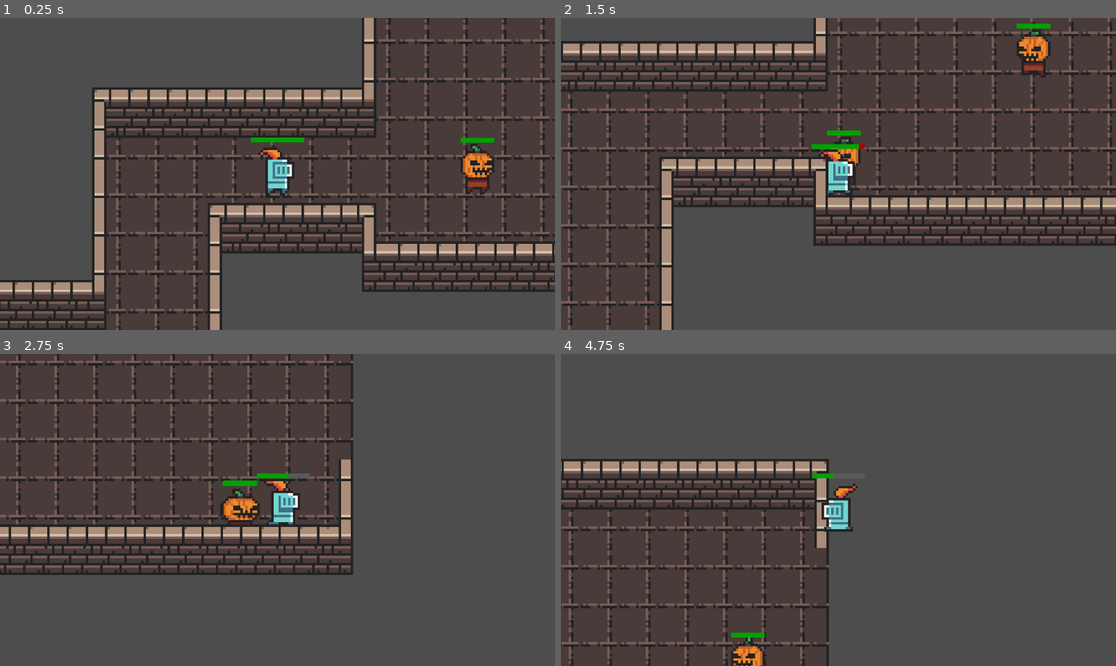
Above: before the commit, frames 1-4 (two rows, left to right).
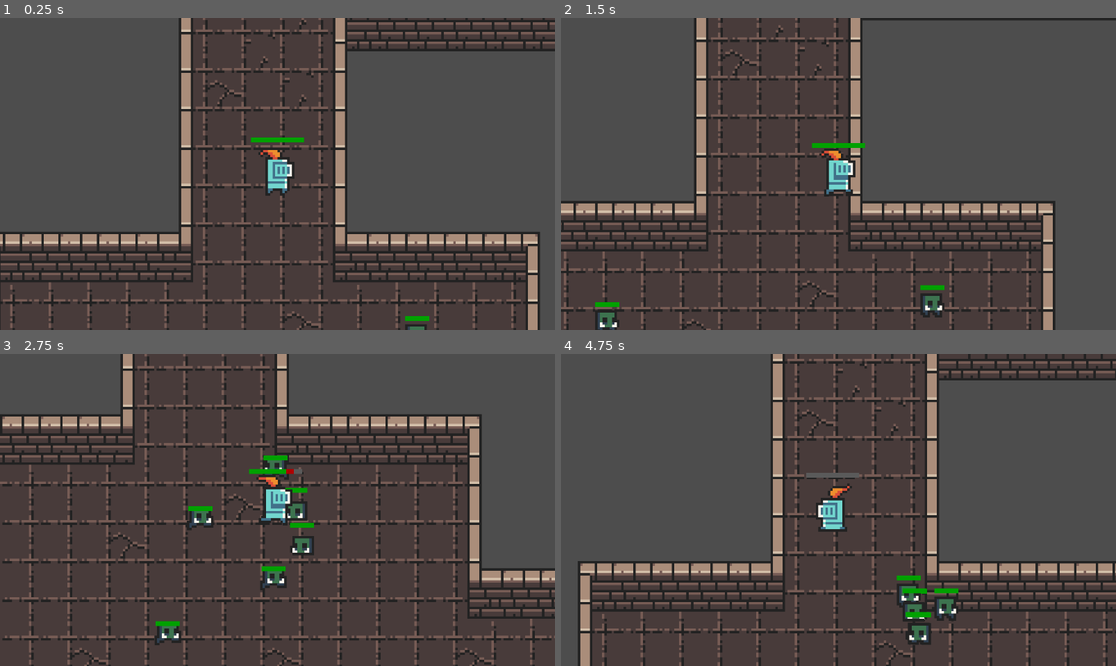
Above: after the commit, the same moments.

Repository: the-random-1/first-godot-game
Game: Godot game, scene res://scenes/main.tscn
The game is run twice, just before and just after one commit, with the same random seed, the same clock (stepped at 60 frames per second) and the same inputs.
Inputs (mouse positions are in pixels of both pictures, inside the frame that each line leads up to):
- Up to frame 1 (0.25 s): no input
- Up to frame 2 (1.5 s): move the mouse to (960, 158) at 0.52 s; hold D (move_right) 0.53-1.28 s; hold Space (attack) 0.53-1.28 s; tap E (interact) at 0.8, 1.35 s; move the mouse to (727, 189) at 1.27 s; hold S (move_down) from 1.28 s (still down)
- Up to frame 3 (2.75 s): tap Space (attack) at 1.55 s; move the mouse to (333, 441) at 2.02 s; release S (move_down) at 2.03 s; hold D (move_right) from 2.03 s (still down); hold Space (attack) from 2.03 s (still down); tap E (interact) at 2.3 s
- Up to frame 4 (4.75 s): move the mouse to (810, 572) at 2.77 s; release D (move_right) at 2.78 s; release Space (attack) at 2.78 s; hold W (move_up) 2.78-3.53 s; tap E (interact) at 2.85, 3.8, 4.35 s; tap Space (attack) at 3.05, 4.55 s; move the mouse to (1005, 556) at 3.52 s; hold Space (attack) 3.53-4.28 s; hold A (move_left) from 3.53 s (still down); move the mouse to (672, 463) at 4.27 s

The runs differ from the first frame. In frame 1, 35% of the frame differs, in the area x 0-100%, y 0-100%; in frame 2, 37%; in frame 3, 32%; in frame 4, 29%.

Commit message:
pumpkin dude + slime sprite (no code)

Diff:
--- a/3rd project/cool-game/scenes/green_boar.tscn
+++ b/3rd project/cool-game/scenes/green_boar.tscn
@@ -114,28 +114,27 @@
 [sub_resource type="RectangleShape2D" id="RectangleShape2D_nrrd5"]
 size = Vector2(9, 7)
 
-[node name="GreenBoar" type="Area2D"]
+[node name="GreenBoar" type="Area2D" unique_id=2006956800]
 z_index = 4
 script = ExtResource("1_kmh8y")
 
-[node name="AnimatedSprite2D" type="AnimatedSprite2D" parent="."]
+[node name="AnimatedSprite2D" type="AnimatedSprite2D" parent="." unique_id=2056173805]
 sprite_frames = SubResource("SpriteFrames_4j87y")
 animation = &"chase"
 autoplay = "idle"
 frame_progress = 0.900692
 
-[node name="CollisionShape2D" type="CollisionShape2D" parent="."]
+[node name="CollisionShape2D" type="CollisionShape2D" parent="." unique_id=1141287904]
 visible = false
 position = Vector2(-0.5, 2)
 shape = SubResource("RectangleShape2D_nrrd5")
 
-[node name="WanderTimer" type="Timer" parent="."]
+[node name="WanderTimer" type="Timer" parent="." unique_id=1348087037]
 wait_time = 2.0
 one_shot = true
 
-[node name="StunTimer" type="Timer" parent="."]
-wait_time = 2.2
+[node name="StunTimer" type="Timer" parent="." unique_id=1165320139]
 one_shot = true
 
-[node name="HealthBar" parent="." instance=ExtResource("3_e8j4l")]
+[node name="HealthBar" parent="." unique_id=935615529 instance=ExtResource("3_e8j4l")]
 position = Vector2(0, -5)
--- a/3rd project/cool-game/scenes/main.tscn
+++ b/3rd project/cool-game/scenes/main.tscn
@@ -477,7 +477,7 @@
 [node name="Player" parent="." unique_id=1799199017 instance=ExtResource("1_5e3qt")]
 unique_name_in_owner = true
 z_index = 5
-position = Vector2(562, 823)
+position = Vector2(142, 427)
 scale = Vector2(1, 1)
 metadata/_edit_group_ = true
 
--- a/3rd project/cool-game/scenes/pumpkin_dude.tscn
+++ b/3rd project/cool-game/scenes/pumpkin_dude.tscn
@@ -105,6 +105,7 @@
 shape = SubResource("RectangleShape2D_4t8w8")
 
 [node name="WanderTimer" type="Timer" parent="." unique_id=1992272716]
+one_shot = true
 
 [node name="StunTimer" type="Timer" parent="." unique_id=1926836225]
 wait_time = 0.3
--- a/3rd project/cool-game/scenes/red_guy.tscn
+++ b/3rd project/cool-game/scenes/red_guy.tscn
@@ -163,30 +163,29 @@
 [sub_resource type="RectangleShape2D" id="RectangleShape2D_3q6bf"]
 size = Vector2(9, 8.5)
 
-[node name="RedGuy" type="Area2D"]
+[node name="RedGuy" type="Area2D" unique_id=1110242893]
 z_index = 4
 script = ExtResource("1_wm3tl")
 
-[node name="AnimatedSprite2D" type="AnimatedSprite2D" parent="."]
+[node name="AnimatedSprite2D" type="AnimatedSprite2D" parent="." unique_id=1150113617]
 position = Vector2(0, -1)
 sprite_frames = SubResource("SpriteFrames_12u03")
 animation = &"chase"
 autoplay = "idle"
 frame_progress = 0.910534
 
-[node name="CollisionShape2D" type="CollisionShape2D" parent="."]
+[node name="CollisionShape2D" type="CollisionShape2D" parent="." unique_id=815100486]
 visible = false
 position = Vector2(0, 1.25)
 shape = SubResource("RectangleShape2D_3q6bf")
 
-[node name="WanderTimer" type="Timer" parent="."]
-wait_time = 3.0
+[node name="WanderTimer" type="Timer" parent="." unique_id=1946503186]
 one_shot = true
 
-[node name="AttackDelay" type="Timer" parent="."]
+[node name="AttackDelay" type="Timer" parent="." unique_id=1618638631]
 wait_time = 0.75
 one_shot = true
 
-[node name="HealthBar" parent="." instance=ExtResource("3_f3ypk")]
+[node name="HealthBar" parent="." unique_id=2080011775 instance=ExtResource("3_f3ypk")]
 position = Vector2(0, -6)
 scale = Vector2(0.8, 1)
--- /dev/null
+++ b/3rd project/cool-game/scenes/slime.tscn
@@ -0,0 +1,117 @@
+[gd_scene format=3 uid="uid://deecafrfex2mb"]
+
+[ext_resource type="Script" uid="uid://o5jv6y73sskd" path="res://scripts/slime.gd" id="1_n6pvg"]
+[ext_resource type="Texture2D" uid="uid://ceqru8ufnhc14" path="res://assets/0x72_DungeonTilesetII_v1.7.png" id="2_pjw23"]
+[ext_resource type="PackedScene" uid="uid://bb2blt7ieb8ra" path="res://scenes/health_bar.tscn" id="3_2npkn"]
+
+[sub_resource type="AtlasTexture" id="AtlasTexture_fd6lc"]
+atlas = ExtResource("2_pjw23")
+region = Rect2(432, 112, 16, 16)
+
+[sub_resource type="AtlasTexture" id="AtlasTexture_gstla"]
+atlas = ExtResource("2_pjw23")
+region = Rect2(448, 112, 16, 16)
+
+[sub_resource type="AtlasTexture" id="AtlasTexture_v5wyi"]
+atlas = ExtResource("2_pjw23")
+region = Rect2(464, 112, 16, 16)
+
+[sub_resource type="AtlasTexture" id="AtlasTexture_0l8pv"]
+atlas = ExtResource("2_pjw23")
+region = Rect2(480, 112, 16, 16)
+
+[sub_resource type="AtlasTexture" id="AtlasTexture_vnioy"]
+atlas = ExtResource("2_pjw23")
+region = Rect2(432, 112, 16, 16)
+
+[sub_resource type="AtlasTexture" id="AtlasTexture_2xjuo"]
+atlas = ExtResource("2_pjw23")
+region = Rect2(448, 112, 16, 16)
+
+[sub_resource type="AtlasTexture" id="AtlasTexture_a02ik"]
+atlas = ExtResource("2_pjw23")
+region = Rect2(464, 112, 16, 16)
+
+[sub_resource type="SpriteFrames" id="SpriteFrames_pu8ps"]
+animations = [{
+"frames": [{
+"duration": 1.0,
+"texture": SubResource("AtlasTexture_fd6lc")
+}, {
+"duration": 1.0,
+"texture": SubResource("AtlasTexture_gstla")
+}, {
+"duration": 1.0,
+"texture": SubResource("AtlasTexture_v5wyi")
+}, {
+"duration": 1.0,
+"texture": SubResource("AtlasTexture_0l8pv")
+}],
+"loop": true,
+"name": &"chase",
+"speed": 6.0
+}, {
+"frames": [{
+"duration": 1.0,
+"texture": SubResource("AtlasTexture_vnioy")
+}, {
+"duration": 1.0,
+"texture": SubResource("AtlasTexture_2xjuo")
+}],
+"loop": true,
+"name": &"idle",
+"speed": 1.5
+}, {
+"frames": [{
+"duration": 1.0,
+"texture": SubResource("AtlasTexture_a02ik")
+}],
+"loop": true,
+"name": &"jump",
+"speed": 5.0
+}, {
+"frames": [{
+"duration": 1.0,
+"texture": SubResource("AtlasTexture_fd6lc")
+}, {
+"duration": 1.0,
+"texture": SubResource("AtlasTexture_gstla")
+}, {
+"duration": 1.0,
+"texture": SubResource("AtlasTexture_v5wyi")
+}, {
+"duration": 1.0,
+"texture": SubResource("AtlasTexture_0l8pv")
+}],
+"loop": true,
+"name": &"walk",
+"speed": 4.5
+}]
+
+[sub_resource type="RectangleShape2D" id="RectangleShape2D_g40cl"]
+size = Vector2(14, 12)
+
+[node name="Slime" type="Area2D" unique_id=456891580]
+script = ExtResource("1_n6pvg")
+metadata/_custom_type_script = "uid://clyqij5lpo3be"
+
+[node name="AnimatedSprite2D" type="AnimatedSprite2D" parent="." unique_id=1447308804]
+sprite_frames = SubResource("SpriteFrames_pu8ps")
+animation = &"chase"
+frame_progress = 0.336358
+
+[node name="CollisionShape2D" type="CollisionShape2D" parent="." unique_id=2065690859]
+visible = false
+position = Vector2(0, 1)
+shape = SubResource("RectangleShape2D_g40cl")
+
+[node name="HealthBar" parent="." unique_id=1101068679 instance=ExtResource("3_2npkn")]
+position = Vector2(0, -8)
+scale = Vector2(1.2, 1)
+
+[node name="WanderTimer" type="Timer" parent="." unique_id=458263021]
+one_shot = true
+
+[node name="StunTimer" type="Timer" parent="." unique_id=763756536]
+wait_time = 2.0
+one_shot = true
--- a/3rd project/cool-game/scenes/weapon_pickup.tscn
+++ b/3rd project/cool-game/scenes/weapon_pickup.tscn
@@ -1,21 +1,21 @@
-[gd_scene load_steps=4 format=3 uid="uid://dp2wp5uecnfb"]
+[gd_scene format=3 uid="uid://dp2wp5uecnfb"]
 
 [ext_resource type="Texture2D" uid="uid://ceqru8ufnhc14" path="res://assets/0x72_DungeonTilesetII_v1.7.png" id="1_aof3d"]
-[ext_resource type="Script" path="res://scripts/weapon_pickup.gd" id="1_ie3t0"]
+[ext_resource type="Script" uid="uid://c2umgsbiw7var" path="res://scripts/weapon_pickup.gd" id="1_ie3t0"]
 
 [sub_resource type="RectangleShape2D" id="RectangleShape2D_7v2q7"]
 size = Vector2(10, 21)
 
-[node name="WeaponPickup" type="Area2D"]
+[node name="WeaponPickup" type="Area2D" unique_id=1484972691]
 script = ExtResource("1_ie3t0")
 
-[node name="Sprite2D" type="Sprite2D" parent="."]
+[node name="Sprite2D" type="Sprite2D" parent="." unique_id=1862333465]
 texture = ExtResource("1_aof3d")
 offset = Vector2(0, -0.5)
 region_enabled = true
-region_rect = Rect2(393, 10, 10, 21)
+region_rect = Rect2(293, 10, 6, 13)
 
-[node name="CollisionShape2D" type="CollisionShape2D" parent="."]
+[node name="CollisionShape2D" type="CollisionShape2D" parent="." unique_id=1058714594]
 visible = false
 position = Vector2(0, -0.5)
 shape = SubResource("RectangleShape2D_7v2q7")
--- a/3rd project/cool-game/scenes/weapons/axe.tscn
+++ b/3rd project/cool-game/scenes/weapons/axe.tscn
@@ -1,9 +1,12 @@
-[gd_scene load_steps=3 format=3 uid="uid://hxr7tcf2h8li"]
+[gd_scene format=3 uid="uid://hxr7tcf2h8li"]
 
 [ext_resource type="PackedScene" uid="uid://bb8m6d53ndgtr" path="res://scenes/weapons/weapon.tscn" id="1_kb3bb"]
-[ext_resource type="Script" path="res://scripts/weapons/axe.gd" id="2_v3bkr"]
+[ext_resource type="Script" uid="uid://dafbggewm02ay" path="res://scripts/weapons/axe.gd" id="2_v3bkr"]
 
-[node name="Axe" instance=ExtResource("1_kb3bb")]
+[sub_resource type="RectangleShape2D" id="RectangleShape2D_w43rl"]
+size = Vector2(16, 23)
+
+[node name="Axe" unique_id=574333827 instance=ExtResource("1_kb3bb")]
 script = ExtResource("2_v3bkr")
 
 [node name="Sprite2D" parent="." index="0"]
@@ -11,4 +14,6 @@
 region_rect = Rect2(288, 167, 16, 24)
 
 [node name="CollisionShape2D" parent="." index="1"]
-position = Vector2(0, 0)
+visible = true
+position = Vector2(0, -9.5)
+shape = SubResource("RectangleShape2D_w43rl")
--- a/3rd project/cool-game/scenes/weapons/club.tscn
+++ b/3rd project/cool-game/scenes/weapons/club.tscn
@@ -1,11 +1,19 @@
-[gd_scene load_steps=3 format=3 uid="uid://cg7f7uuwwt084"]
+[gd_scene format=3 uid="uid://cg7f7uuwwt084"]
 
 [ext_resource type="PackedScene" uid="uid://bb8m6d53ndgtr" path="res://scenes/weapons/weapon.tscn" id="1_oioj8"]
-[ext_resource type="Script" path="res://scripts/weapons/club.gd" id="2_2puo4"]
+[ext_resource type="Script" uid="uid://fuw8hgxgc16s" path="res://scripts/weapons/club.gd" id="2_2puo4"]
 
-[node name="Club" instance=ExtResource("1_oioj8")]
+[sub_resource type="RectangleShape2D" id="RectangleShape2D_x8sjt"]
+size = Vector2(10, 22)
+
+[node name="Club" unique_id=564353958 instance=ExtResource("1_oioj8")]
 script = ExtResource("2_2puo4")
 
 [node name="Sprite2D" parent="." index="0"]
 position = Vector2(0, -9)
 region_rect = Rect2(323, 41, 10, 22)
+
+[node name="CollisionShape2D" parent="." index="1"]
+visible = true
+position = Vector2(0, -9.5)
+shape = SubResource("RectangleShape2D_x8sjt")
--- a/3rd project/cool-game/scenes/weapons/longsword.tscn
+++ b/3rd project/cool-game/scenes/weapons/longsword.tscn
@@ -1,9 +1,12 @@
-[gd_scene load_steps=3 format=3 uid="uid://dbfhpqtrpd11e"]
+[gd_scene format=3 uid="uid://dbfhpqtrpd11e"]
 
 [ext_resource type="PackedScene" uid="uid://bb8m6d53ndgtr" path="res://scenes/weapons/weapon.tscn" id="1_3p2j7"]
-[ext_resource type="Script" path="res://scripts/weapons/longsword.gd" id="2_qdstc"]
+[ext_resource type="Script" uid="uid://5wdcm25dcj1w" path="res://scripts/weapons/longsword.gd" id="2_qdstc"]
 
-[node name="Longsword" instance=ExtResource("1_3p2j7")]
+[sub_resource type="RectangleShape2D" id="RectangleShape2D_qov7i"]
+size = Vector2(6, 29)
+
+[node name="Longsword" unique_id=1712637527 instance=ExtResource("1_3p2j7")]
 script = ExtResource("2_qdstc")
 
 [node name="Sprite2D" parent="." index="0"]
@@ -11,4 +14,6 @@
 region_rect = Rect2(293, 66, 6, 29)
 
 [node name="CollisionShape2D" parent="." index="1"]
+visible = true
 position = Vector2(0, -12.5)
+shape = SubResource("RectangleShape2D_qov7i")
--- a/3rd project/cool-game/scenes/weapons/staff.tscn
+++ b/3rd project/cool-game/scenes/weapons/staff.tscn
@@ -1,11 +1,19 @@
-[gd_scene load_steps=3 format=3 uid="uid://bqx7tugmocpcc"]
+[gd_scene format=3 uid="uid://bqx7tugmocpcc"]
 
 [ext_resource type="PackedScene" uid="uid://bb8m6d53ndgtr" path="res://scenes/weapons/weapon.tscn" id="1_phck2"]
-[ext_resource type="Script" path="res://scripts/weapons/staff.gd" id="2_mxp47"]
+[ext_resource type="Script" uid="uid://65b74q5tkaoa" path="res://scripts/weapons/staff.gd" id="2_mxp47"]
 
-[node name="Staff" instance=ExtResource("1_phck2")]
+[sub_resource type="RectangleShape2D" id="RectangleShape2D_0wqef"]
+size = Vector2(8, 30)
+
+[node name="Staff" unique_id=1860480540 instance=ExtResource("1_phck2")]
 script = ExtResource("2_mxp47")
 
 [node name="Sprite2D" parent="." index="0"]
 position = Vector2(0, -13.5)
 region_rect = Rect2(340, 128, 8, 31)
+
+[node name="CollisionShape2D" parent="." index="1"]
+visible = true
+position = Vector2(0, -13.5)
+shape = SubResource("RectangleShape2D_0wqef")
--- a/3rd project/cool-game/scenes/weapons/sword.tscn
+++ b/3rd project/cool-game/scenes/weapons/sword.tscn
@@ -1,9 +1,9 @@
-[gd_scene load_steps=3 format=3 uid="uid://dw1ph7f5cni2a"]
+[gd_scene format=3 uid="uid://dw1ph7f5cni2a"]
 
 [ext_resource type="PackedScene" uid="uid://bb8m6d53ndgtr" path="res://scenes/weapons/weapon.tscn" id="1_jdgqw"]
-[ext_resource type="Script" path="res://scripts/weapons/sword.gd" id="2_gouu4"]
+[ext_resource type="Script" uid="uid://dq7t50yhd0uin" path="res://scripts/weapons/sword.gd" id="2_gouu4"]
 
-[node name="Sword" instance=ExtResource("1_jdgqw")]
+[node name="Sword" unique_id=1088030400 instance=ExtResource("1_jdgqw")]
 script = ExtResource("2_gouu4")
 
 [node name="Sprite2D" parent="." index="0"]
--- a/3rd project/cool-game/scenes/weapons/weapon.tscn
+++ b/3rd project/cool-game/scenes/weapons/weapon.tscn
@@ -1,25 +1,25 @@
-[gd_scene load_steps=4 format=3 uid="uid://bb8m6d53ndgtr"]
+[gd_scene format=3 uid="uid://bb8m6d53ndgtr"]
 
-[ext_resource type="Script" path="res://scripts/weapons/weapon.gd" id="1_kre05"]
+[ext_resource type="Script" uid="uid://dhmsmjpyxxpys" path="res://scripts/weapons/weapon.gd" id="1_kre05"]
 [ext_resource type="Texture2D" uid="uid://ceqru8ufnhc14" path="res://assets/0x72_DungeonTilesetII_v1.7.png" id="2_jtbw7"]
 
 [sub_resource type="RectangleShape2D" id="RectangleShape2D_7v2q7"]
 size = Vector2(10, 21)
 
-[node name="Weapon" type="Area2D"]
+[node name="Weapon" type="Area2D" unique_id=1638482156]
 collision_layer = 2
 script = ExtResource("1_kre05")
 
-[node name="Sprite2D" type="Sprite2D" parent="."]
+[node name="Sprite2D" type="Sprite2D" parent="." unique_id=1470533368]
 texture = ExtResource("2_jtbw7")
 offset = Vector2(0, -0.5)
 region_enabled = true
-region_rect = Rect2(393, 10, 10, 21)
+region_rect = Rect2(293, 10, 6, 13)
 
-[node name="CollisionShape2D" type="CollisionShape2D" parent="."]
+[node name="CollisionShape2D" type="CollisionShape2D" parent="." unique_id=1555561429]
 visible = false
 position = Vector2(0, -0.5)
 shape = SubResource("RectangleShape2D_7v2q7")
 
-[node name="Attack1Cooldown" type="Timer" parent="."]
+[node name="Attack1Cooldown" type="Timer" parent="." unique_id=1102698318]
 one_shot = true
--- a/3rd project/cool-game/scripts/enemy.gd
+++ b/3rd project/cool-game/scripts/enemy.gd
@@ -11,7 +11,8 @@
 	WALK,
 	CHASE,
 	ATTACK,
-	STUNNED
+	STUNNED,
+	JUMP
 }
 var state := _STATES.IDLE
 func changestate(newstate: _STATES) -> void:
@@ -26,6 +27,7 @@
 var kb: float
 var wander_time: Vector2
 var m := 1.0
+var rand := randf_range(-1.0, 1.0)
 
 func set_health(newhealth: float) -> void:
 	if newhealth <= 0.0:
@@ -112,3 +114,12 @@
 
 func _enemyinit() -> void:
 	pass
+
+func adjustChaseDestination(origDest: Vector2, variance: int) -> Vector2:
+	return origDest + Vector2(%Player.forces[0].y, %Player.forces[0].x) * variance * rand
+
+func increaseMagnitude(val: float) -> float:
+	return sqrt(abs(val)) * sign(val)
+
+func decreaseMagnitude(val: float) -> float:
+	return val ** 2 * sign(val)
--- a/3rd project/cool-game/scripts/global.gd
+++ b/3rd project/cool-game/scripts/global.gd
@@ -48,7 +48,8 @@
 	LONGSWORD,
 	AXE,
 	CLUB,
-	STAFF
+	STAFF,
+	NA
 }
 
 enum _ITEM_TYPES {
@@ -64,7 +65,7 @@
 
 var canpickupweapon := false
 var selectedweapontype: _WEAPON_TYPES
-var currweapontype: _WEAPON_TYPES
+var currweapontype: _WEAPON_TYPES = _WEAPON_TYPES.NA
 var player: CharacterBody2D
 
 func place_item(item: _ITEM_TYPES, data: int, pos: Vector2) -> void:
--- a/3rd project/cool-game/scripts/green_boar.gd
+++ b/3rd project/cool-game/scripts/green_boar.gd
@@ -53,7 +53,7 @@
 			changestate(_STATES.IDLE)
 			forces[0] = Vector2(0, 0)
 	if state == _STATES.CHASE:
-		destination = %Player.global_position
+		destination = adjustChaseDestination(%Player.global_position, 30)
 
 		var mult := speed / destination.distance_to(global_position)
 		forces[0] = Vector2(destination.x - global_position.x, destination.y - global_position.y) * mult
--- a/3rd project/cool-game/scripts/pumpkin_dude.gd
+++ b/3rd project/cool-game/scripts/pumpkin_dude.gd
@@ -16,13 +16,14 @@
 var stunspeedmultiplier := 1.0
 
 func _enemyinit() -> void:
-	speed = 110.0
+	speed = 98.0
 	max_health = 100.0
 	health = max_health
 	damage = 10.0
 	kb = 2.2
 	wander_time = Vector2(3.0, 5.0)
-	m = 1.0
+	m = 0.75
+	rand = increaseMagnitude(rand)
 
 	pumpkindudehit.connect(%Player._pumpkindudehit)
 	body_entered.connect(_on_body_entered)
@@ -50,7 +51,7 @@
 			changestate(_STATES.IDLE)
 			forces[0] = Vector2(0, 0)
 	if state == _STATES.CHASE:
-		destination = %Player.global_position
+		destination = adjustChaseDestination(%Player.global_position, 20)
 
 		var time := speed / destination.distance_to(global_position)
 		forces[0] = (destination - global_position) * time
--- a/3rd project/cool-game/scripts/red_guy.gd
+++ b/3rd project/cool-game/scripts/red_guy.gd
@@ -61,7 +61,7 @@
 			changestate(_STATES.IDLE)
 			forces[0] = Vector2(0, 0)
 	if state == _STATES.CHASE:
-		destination = %Player.global_position
+		destination = adjustChaseDestination(%Player.global_position, 15)
 
 		var mult := speed / sqrt((destination.x - global_position.x) ** 2 + (destination.y - global_position.y) ** 2)
 		forces[0] = Vector2(destination.x - global_position.x, destination.y - global_position.y) * mult
--- /dev/null
+++ b/3rd project/cool-game/scripts/slime.gd
@@ -0,0 +1,32 @@
+extends Enemy
+
+signal slimehit(dmg: float)
+
+func changestate(newstate: _STATES) -> void:
+	state = newstate
+	match newstate:
+		_STATES.IDLE:
+			$AnimatedSprite2D.play("idle")
+		_STATES.WALK:
+			$AnimatedSprite2D.play("walk")
+		_STATES.CHASE:
+			$AnimatedSprite2D.play("chase")
+		_STATES.JUMP:
+			$AnimatedSprite2D.play("jump")
+
+var jump_attack_damage := 40.0
+
+func _enemyinit() -> void:
+	speed = 80.0
+	max_health = 45.0
+	health = max_health
+	damage = 20.0
+	wander_time = Vector2(0.75, 2.0)
+	m = 1.0
+	rand = increaseMagnitude(rand)
+
+	#body_entered.connect(_on_body_entered)
+	$StunTimer.timeout.connect(_on_stun_timer_timeout)
+
+func _on_stun_timer_timeout() -> void:
+	pass
--- a/3rd project/cool-game/scripts/weapon_pickup.gd
+++ b/3rd project/cool-game/scripts/weapon_pickup.gd
@@ -24,8 +24,10 @@
 
 func _process(_delta: float) -> void:
 	if Input.is_action_just_pressed("interact") && Global.canpickupweapon:
-		weapon_pickups_ref.get_children()[Global.currweapontype].global_position = weapon_pickups_ref.get_children()[Global.selectedweapontype].global_position
-		Global.currweapontype = Global.selectedweapontype
+		if _weapon_type == Global.currweapontype:
+			global_position = weapon_pickups_ref.get_children()[Global.selectedweapontype].global_position
+		if _weapon_type == Global.selectedweapontype:
+			Global.currweapontype = Global.selectedweapontype
 		visible = Global.selectedweapontype != _weapon_type
 		$CollisionShape2D.disabled = Global.selectedweapontype == _weapon_type
 		playerfloatsover.emit(false, true)
--- a/3rd project/cool-game/scripts/weapons/axe.gd
+++ b/3rd project/cool-game/scripts/weapons/axe.gd
@@ -1,6 +1,6 @@
 extends Weapon
 
-func _ready() -> void:
+func ready() -> void:
 	weapon_type = Global._WEAPON_TYPES.AXE
 	stats = weapon_stats.axe
 	update_to_weapon_type()
--- a/3rd project/cool-game/scripts/weapons/club.gd
+++ b/3rd project/cool-game/scripts/weapons/club.gd
@@ -1,6 +1,6 @@
 extends Weapon
 
-func _ready() -> void:
+func ready() -> void:
 	weapon_type = Global._WEAPON_TYPES.CLUB
 	stats = weapon_stats.club
 	update_to_weapon_type()
--- a/3rd project/cool-game/scripts/weapons/longsword.gd
+++ b/3rd project/cool-game/scripts/weapons/longsword.gd
@@ -1,6 +1,6 @@
 extends Weapon
 
-func _ready() -> void:
+func ready() -> void:
 	weapon_type = Global._WEAPON_TYPES.LONGSWORD
 	stats = weapon_stats.longsword
 	update_to_weapon_type()
--- a/3rd project/cool-game/scripts/weapons/staff.gd
+++ b/3rd project/cool-game/scripts/weapons/staff.gd
@@ -1,6 +1,6 @@
 extends Weapon
 
-func _ready() -> void:
+func ready() -> void:
 	weapon_type = Global._WEAPON_TYPES.STAFF
 	stats = weapon_stats.staff
 	update_to_weapon_type()
--- a/3rd project/cool-game/scripts/weapons/sword.gd
+++ b/3rd project/cool-game/scripts/weapons/sword.gd
@@ -1,6 +1,6 @@
 extends Weapon
 
-func _ready() -> void:
+func ready() -> void:
 	weapon_type = Global._WEAPON_TYPES.SWORD
 	stats = weapon_stats.sword
 	update_to_weapon_type()
--- a/3rd project/cool-game/scripts/weapons/weapon.gd
+++ b/3rd project/cool-game/scripts/weapons/weapon.gd
@@ -45,6 +45,7 @@
 	},
 }
 var stats: Dictionary
+var player: Node2D
 
 var state := _STATES.IDLE
 func change_state(newstate: _STATES):
@@ -54,24 +55,41 @@
 	else:
 		collision_layer = 2
 
+
 var weapon_type: Global._WEAPON_TYPES
 var dir_of_aim: Vector2
 
-func get_rot_from_dir() -> int:
-	return [-30, 0, 30, -60, 0, 60, -135, 180, 135][[Vector2(-1, -1), Vector2(0, -1), Vector2(1, -1), Vector2(-1, 0), Vector2(0, 0), Vector2(1, 0), Vector2(-1, 1), Vector2(0, 1), Vector2(1, 1)].find(dir_of_aim)]
+func get_rot_from_dir() -> float:
+	var vector = get_mouse_angle()
+	var angle = asin(vector.x)
+	if vector.y > 0:
+		angle = PI - angle
+	return rad_to_deg(angle)
+
+func get_mouse_angle() -> Vector2:
+	var mouse_pos = get_global_mouse_position()
+	var player_pos = player.global_position
+	var mouse_distance := mouse_pos.distance_to(player_pos)
+	return (mouse_pos - player_pos) / mouse_distance
 
 func _physics_process(_delta: float) -> void:
-	if get_parent().forces[0].x != 0 || get_parent().forces[0].y != 0:
-		dir_of_aim = get_parent().forces[0]
+	dir_of_aim = get_mouse_angle()
 
-	if state == _STATES.IDLE && (get_parent().forces[0].x != 0 || get_parent().forces[0].y != 0):
+	if state == _STATES.IDLE:
 		rotation_degrees = get_rot_from_dir()
-		position = get_parent().forces[0] * Vector2(4.5, 3.5) + Vector2(0, 2)
+		position = dir_of_aim * Vector2(4.5, 4.5) + Vector2(0, 2)
 
-		if get_parent().forces[0].y >= 0:
+		if dir_of_aim.y >= 0:
 			z_index = 2
 		else:
 			z_index = 0
+
+func _ready() -> void:
+	player = get_parent()
+	ready()
+
+func ready() -> void:
+	pass
 
 func update_to_weapon_type() -> void:
 	$Sprite2D.region_rect = Rect2(Global.weapon_constants[weapon_type].region.x, Global.weapon_constants[weapon_type].region.y, Global.weapon_constants[weapon_type].region.w, Global.weapon_constants[weapon_type].region.h)
Not shown: 1 places in 3rd project/cool-game/scenes/green_boar.tscn that only renumber resources
Not shown: 1 places in 3rd project/cool-game/scenes/red_guy.tscn that only renumber resources
Not shown, added: 3rd project/cool-game/scripts/slime.gd.uid
